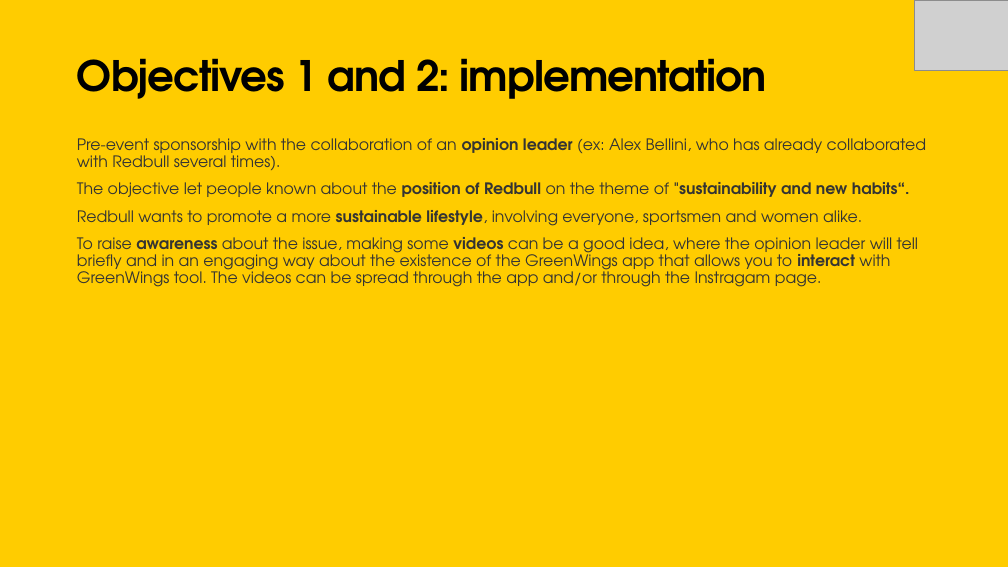
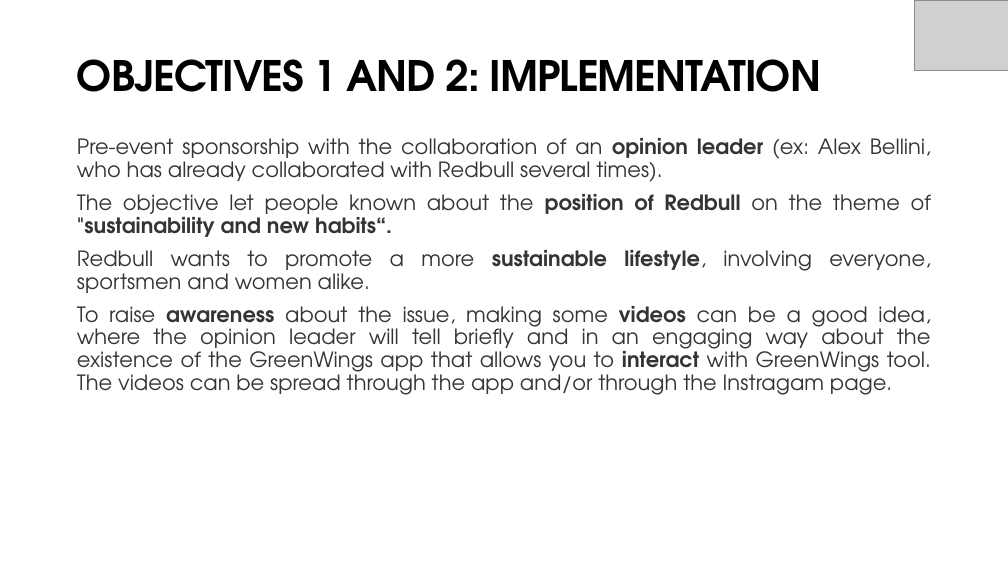
Before and after one commit to Annanardo/REDBULL---Wings-for-Sustainability, a slide deck: slide 12 of WingsforSustainability.pptx. Drawn at 1008x567 pixels with LibreOffice and Linux fonts; fonts in the diff are those of the drawing; grey boxes stand for pictures. Boxes give left, top, right and bottom in pixels: in the first picture for what was removed or moved away, otherwise in the second. Text is boxed around its words. In the diff, an @@ line names an element or a change of style, - is before the commit and + after.

```diff
--- a/WingsforSustainability.pptx
+++ b/WingsforSustainability.pptx
@@ background #FFCC00 to #FFFFFF @@
@@ title at (x1=77, y1=59, x2=821, y2=92): text changed @@
-Objectives 1 and 2: implementation
+OBJECTIVES 1 AND 2: IMPLEMENTATION
@@ text "Pre-event sponsorship with the collaboration ..." at (x1=77, y1=138, x2=931, y2=395): size 15 to 20 pt; alignment left to justified @@
```
Also in this commit, not shown: 22 other slides changed.
